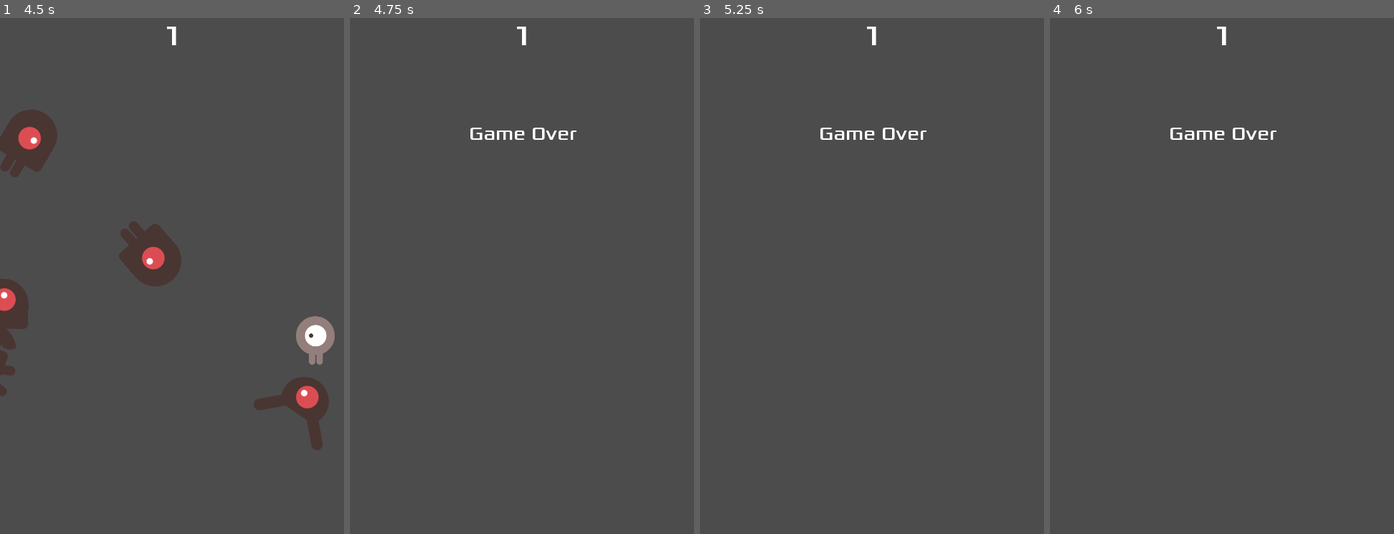
Above: before the commit, frames 1-4 (left to right).
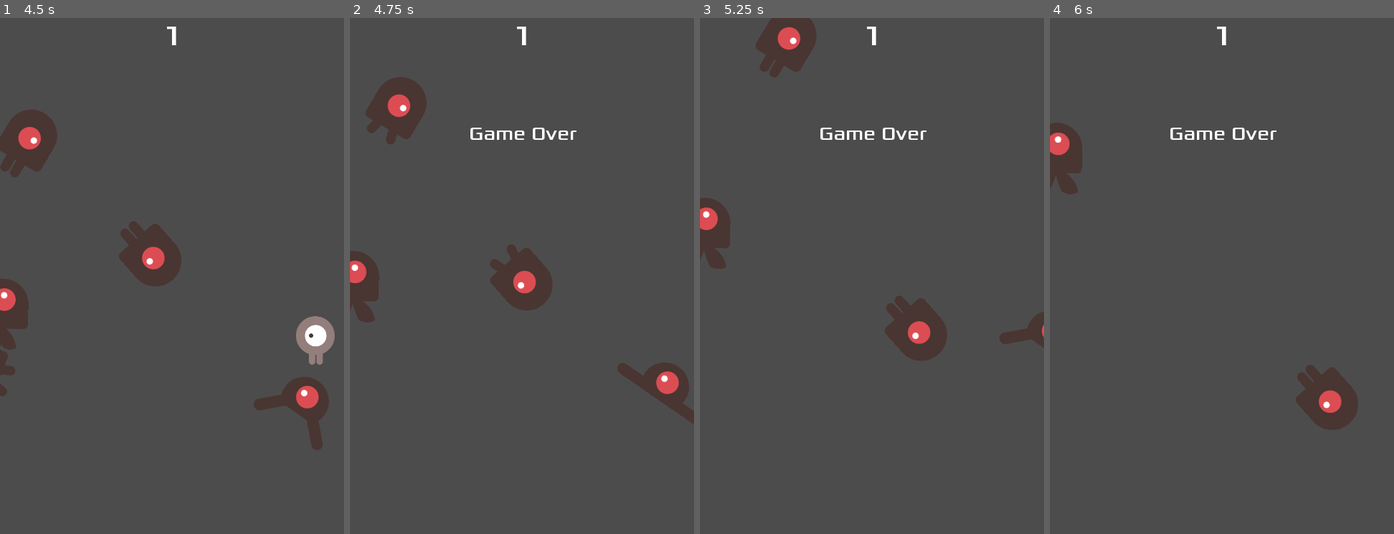
Above: after the commit, the same moments.

Repository: abarichello/Dodge
Game: Godot game, scene res://scenes/Main.tscn
Same seed, same stepped clock (60 frames per second), same inputs: the game is played once before the commit and once after it.
Inputs:
- Up to frame 1 (4.5 s): click "START" at 0.5 s; tap Enter at 1.25 s; hold Right (ui_right) 1.28-2.03 s; hold Down (ui_down) 2.03-2.78 s; hold Right (ui_right) 2.78-3.53 s; hold Up (ui_up) 3.53-4.28 s; hold Left (ui_left) from 4.28 s (still down)
- Up to frame 2 (4.75 s): keep holding Left (ui_left)
- Up to frame 3 (5.25 s): keep holding Left (ui_left)
- Up to frame 4 (6 s): release Left (ui_left) at 5.78 s; hold Down (ui_down) from 5.78 s (still down)

Frame 1 is identical in both runs. In frame 2, 5.1% of the frame differs, in the area x 0-100%, y 11-79%; in frame 3, 4.3%; in frame 4, 2.6%.

Commit message:
Deleting enemies at start

Diff:
--- a/game/scenes/Enemy.tscn
+++ b/game/scenes/Enemy.tscn
@@ -35,7 +35,7 @@
 
 [node name="Enemy" type="RigidBody2D"]
 
-position = Vector2( 101.129, 72.971 )
+position = Vector2( -81.9097, 66.3551 )
 input_pickable = false
 collision_layer = 1
 collision_mask = 0
--- a/game/scenes/Main.tscn
+++ b/game/scenes/Main.tscn
@@ -19,7 +19,7 @@
 
 [node name="Player" parent="." instance=ExtResource( 3 )]
 
-position = Vector2( 254.138, 518.401 )
+position = Vector2( -78.9849, 424.946 )
 
 [node name="EnemyTimer" type="Timer" parent="."]
 
--- a/game/scripts/Main.gd
+++ b/game/scripts/Main.gd
@@ -2,7 +2,7 @@
 
 export (PackedScene) var Enemy
 var score
-var enemy_array=[]
+var enemy_array = []
 
 func _ready():
 	randomize()
@@ -13,15 +13,14 @@
 	$HUD.update_score(score)
 	$Player.start($StartPosition.position)
 	$StartTimer.start()
-
+	for i in range(0, enemy_array.size()-1):
+		remove_child(enemy_array[i])
 	$HUD.show_message("Get Ready")
 
 func _game_over():
 	$ScoreTimer.stop()
 	$EnemyTimer.stop()
 	$HUD.show_game_over()
-	for i in enemy_array:
-		remove_child(i)
 
 func _on_StartTimer_timeout():
 	$EnemyTimer.start()
